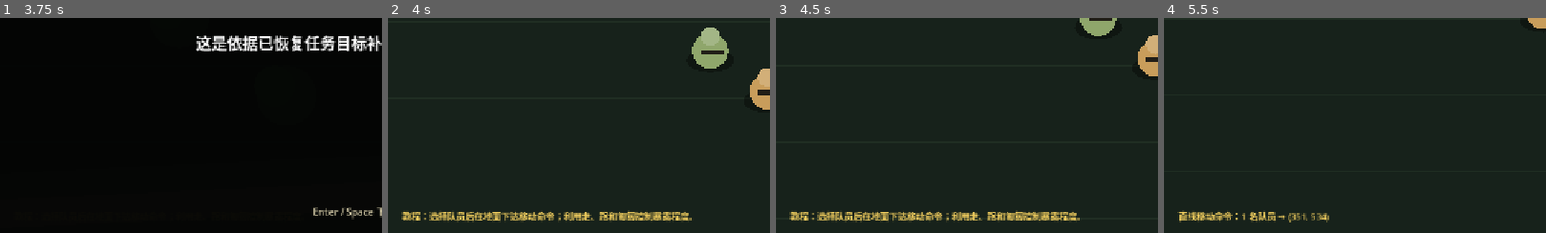
Above: before the commit, frames 1-4 (left to right).
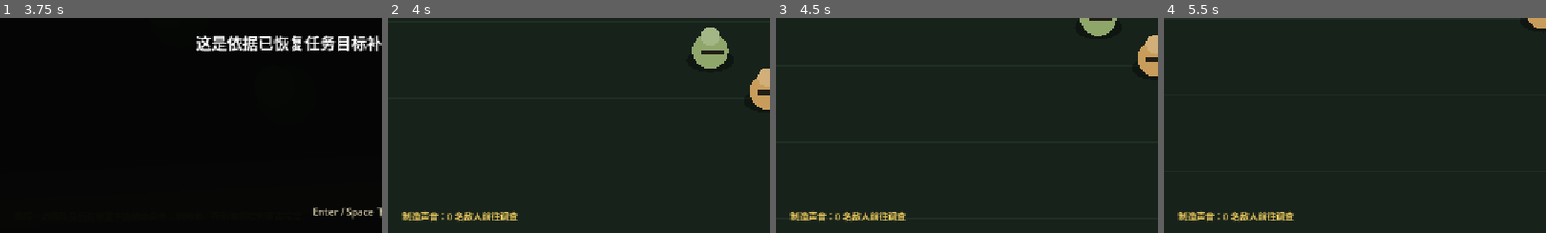
Above: after the commit, the same moments.

Repository: bigsinger/1937tezhongbing
Game: Godot game, scene res://scenes/main.tscn
Same seed, same stepped clock (60 frames per second), same inputs: the game is played once before the commit and once after it.
Inputs (mouse positions are % of the whole screen's width and height, from its top left):
- Up to frame 1 (3.75 s): tap Enter (ui_accept) at 0.5, 0.77, 1.25, 2, 2.75, 3.5 s; move the mouse to (72, 45) at 0.52 s; hold Right (ui_right) 0.53-1.25 s; tap N at 0.6, 2.3 s; click (72, 45) at 0.67 s; drag from (30, 55) to (45, 70) at 1.27 s; move the mouse to (60, 28) at 2.02 s; hold Right (ui_right) 2.03-2.75 s; tap R at 2.1 s; click (60, 28) at 2.17 s; drag from (45, 70) to (20, 35) at 2.77 s; move the mouse to (80, 65) at 3.52 s; hold Left (ui_left) from 3.53 s (still down); tap B at 3.6 s; click (80, 65) at 3.67 s
- Up to frame 2 (4 s): keep holding Left (ui_left); tap Enter (ui_accept) at 3.77 s; tap N at 3.8 s
- Up to frame 3 (4.5 s): release Left (ui_left) at 4.25 s; drag from (20, 35) to (35, 25) at 4.27 s
- Up to frame 4 (5.5 s): move the mouse to (55, 50) at 5.02 s; hold Down (ui_down) from 5.03 s (still down); tap Ctrl at 5.1 s; click (55, 50) at 5.17 s; tap N at 5.3 s
The pictures show only the part of the screen within x 0-50%, y 50-100%; the shares and areas given below are measured in that part.

Frame 1 is identical in both runs. In frame 2, 2.4% of the frame differs, in the area x 3-80%, y 89-96%; in frame 3, 2.4%; in frame 4, 1.1%.

Commit message:
Add noise investigation and enemy intercept behavior

Diff:
--- a/Remake/game/scripts/enemy_unit.gd
+++ b/Remake/game/scripts/enemy_unit.gd
@@ -80,7 +80,9 @@
 			float(entity.get("reference_y", entity.get("y", 0))),
 		),
 	)
-	move_speed = 92.0
+	# Recovered walk cadence is slower than the old remake default; this keeps
+	# patrols readable and leaves room for the authored run/crawl speeds.
+	move_speed = 72.0
 	blocked_replan_seconds = 0.65 + float(posmod(scene_index * 11, 8)) * 0.05
 	patrol_path_retry_seconds = (
 		PATROL_PATH_RETRY_MIN_SECONDS
@@ -445,6 +447,12 @@
 		return false
 	current_target = target
 	last_known_target_position = world_position
+	# Search slightly ahead of the last sound/shot when a moving target exposes a
+	# velocity, giving guards a deterministic intercept point instead of a dumb
+	# beeline to the stale coordinate.
+	var velocity_value: Variant = target.get("velocity")
+	if velocity_value is Vector2:
+		last_known_target_position += (velocity_value as Vector2).normalized() * 48.0
 	search_elapsed = 0.0
 	chase_replan_elapsed = CHASE_REPLAN_SECONDS
 	if behavior_state == BehaviorState.REGROUP:
--- a/Remake/game/scripts/main.gd
+++ b/Remake/game/scripts/main.gd
@@ -1054,6 +1054,10 @@
 			get_viewport().set_input_as_handled()
 	elif event is InputEventKey and not event.echo:
 		var key_event := event as InputEventKey
+		if key_event.pressed and key_event.keycode == KEY_N:
+			emit_noise_at(_mouse_world_position(), 640.0)
+			get_viewport().set_input_as_handled()
+			return
 		if key_event.pressed:
 			_consume_original_cheat_key(key_event)
 		var controls := runtime_settings.get("controls", {}) as Dictionary
@@ -1987,6 +1991,18 @@
 		if enemy.receive_alert(target, world_position):
 			alerted_count += 1
 	return alerted_count
+
+func emit_noise_at(world_position: Vector2, radius: float = 640.0) -> int:
+	var source: Node2D = selected_units[0] if not selected_units.is_empty() else null
+	var target: Node2D = source
+	var alerted := 0
+	for enemy: ENEMY_UNIT in enemies:
+		if not enemy.is_alive or source == null:
+			continue
+		if enemy.position.distance_to(world_position) <= radius and enemy.receive_alert(source, world_position):
+			alerted += 1
+	update_status("制造声音：%d 名敌人前往调查" % alerted)
+	return alerted
 
 
 func _on_attack_hit(
